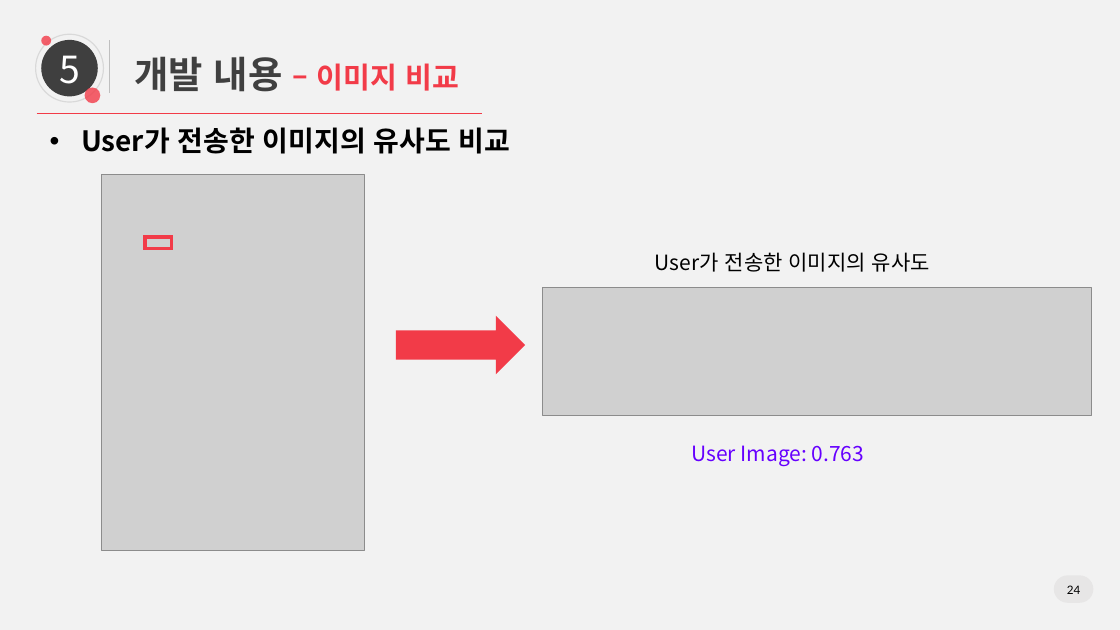
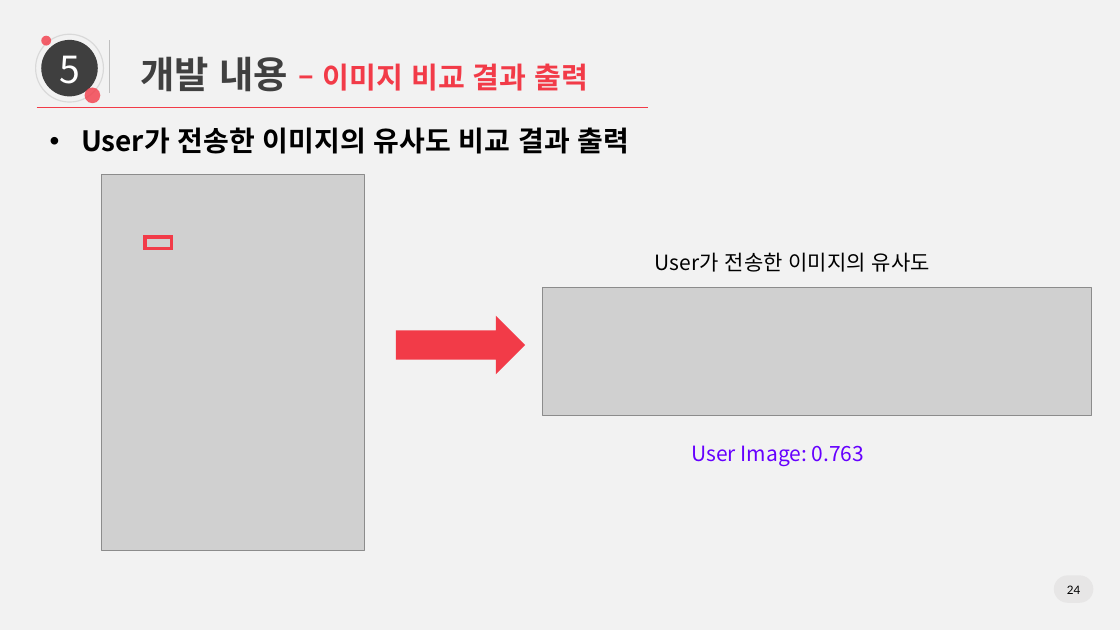
Before and after one commit to yjinsol/grad_project, a slide deck: slide 24 of Docs/20190625_졸업논문 최종발표/0625 논문 최종발표_v2.pptx. Drawn at 1120x630 pixels with LibreOffice and Linux fonts; fonts in the diff are those of the drawing; grey boxes stand for pictures. Boxes give left, top, right and bottom in pixels: in the first picture for what was removed or moved away, otherwise in the second. Text is boxed around its words. In the diff, an @@ line names an element or a change of style, - is before the commit and + after.

```diff
--- a/Docs/20190625_졸업논문 최종발표/0625 논문 최종발표_v2.pptx
+++ b/Docs/20190625_졸업논문 최종발표/0625 논문 최종발표_v2.pptx
@@ text at (140, 56, 589, 92): text changed @@
-개발 내용 – 이미지 비교
+개발 내용 – 이미지 비교 결과 출력
@@ line moved from (37, 113) - (482, 113) to (37, 108) - (648, 108) @@
@@ text at (81, 127, 630, 154): text changed @@
-• User가 전송한 이미지의 유사도 비교
+• User가 전송한 이미지의 유사도 비교 결과 출력
```
Also in this commit, not shown: 17 other slides changed.
